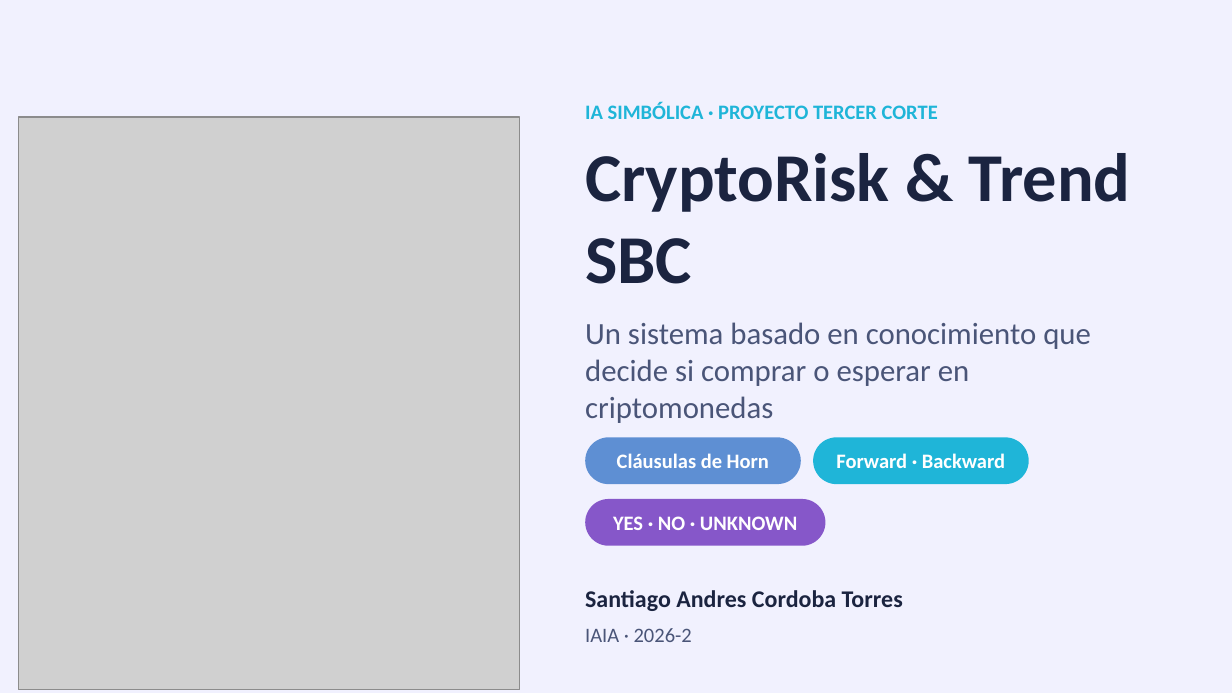
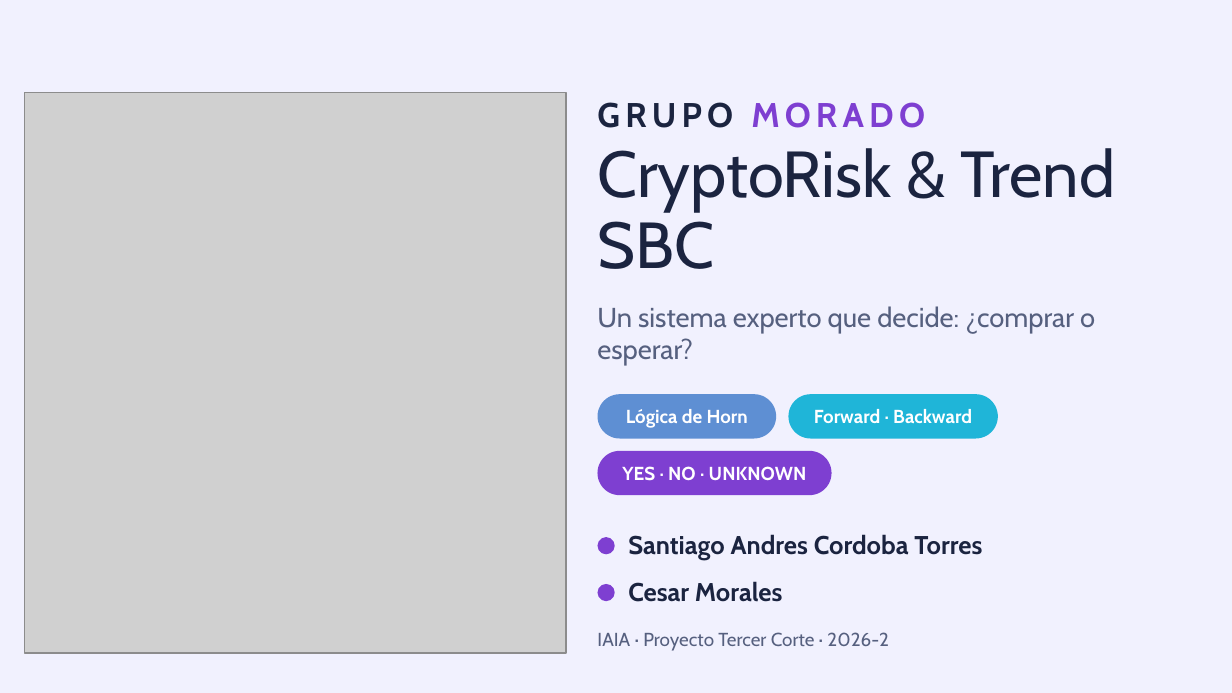
Before and after one commit to SantiagoCordobaT/Proyecto_TercerCorteIAIA, a slide deck: slide 1 of presentacion/CryptoRisk_SBC.pptx. Drawn at 1232x693 pixels with LibreOffice and Linux fonts; fonts in the diff are those of the drawing; grey boxes stand for pictures. Boxes give left, top, right and bottom in pixels: in the first picture for what was removed or moved away, otherwise in the second. Text is boxed around its words. In the diff, an @@ line names an element or a change of style, - is before the commit and + after.

```diff
--- a/presentacion/CryptoRisk_SBC.pptx
+++ b/presentacion/CryptoRisk_SBC.pptx
@@ picture: place and size @@
-picture at <box>18,117,520,690</box>
+picture at <box>25,92,565,653</box>
@@ text at <box>597,102,925,128</box>: text changed; size 12 to 20 pt; font Calibri to Cabin; text colour #1FB5D8 to #7E3FD1 @@
-IA SIMBÓLICA · PROYECTO TERCER CORTE
+GRUPO MORADO
@@ text "CryptoRisk & Trend SBC": place and size @@
-text "CryptoRisk & Trend SBC" at <box>585,153,1131,284</box>
+text "CryptoRisk & Trend SBC" at <box>597,148,1116,269</box>
@@ text "CryptoRisk & Trend SBC" at <box>597,148,1116,269</box>: size 40 to 38 pt, font Calibri to Cabin, bold off; line spacing 1 to 0.9 @@
@@ text at <box>597,306,1095,366</box>: text changed; size 18 to 16 pt; font Calibri to Cabin; text colour #4A5578 to #56607F @@
-Un sistema basado en conocimiento que decide si comprar o esperar en criptomonedas
+Un sistema experto que decide: ¿comprar o esperar?
@@ text "Un sistema experto que decide: ..." at <box>597,306,1095,366</box>: vertical alignment top to middle @@
@@ rounded rectangle: place and size @@
-rounded rectangle at <box>585,437,801,484</box>
+rounded rectangle at <box>598,394,776,439</box>
@@ text at <box>626,409,748,428</box>: text changed; size 12 to 11 pt; font Calibri to Cabin @@
-Cláusulas de Horn
+Lógica de Horn
@@ text "Forward · Backward" at <box>814,409,972,423</box>: size 12 to 11 pt, font Calibri to Cabin @@
@@ text "Forward · Backward": place and size @@
-text "Forward · Backward" at <box>836,453,1005,468</box>
+text "Forward · Backward" at <box>814,409,972,423</box>
@@ rounded rectangle: place and size @@
-rounded rectangle at <box>813,437,1029,484</box>
+rounded rectangle at <box>788,394,998,439</box>
@@ text "YES · NO · UNKNOWN": place and size @@
-text "YES · NO · UNKNOWN" at <box>613,516,797,530</box>
+text "YES · NO · UNKNOWN" at <box>622,466,807,481</box>
@@ text "YES · NO · UNKNOWN" at <box>622,466,807,481</box>: size 12 to 11 pt, font Calibri to Cabin @@
@@ rounded rectangle: place and size @@
-rounded rectangle at <box>585,499,825,546</box>
+rounded rectangle at <box>598,451,832,495</box>
@@ rounded rectangle at <box>598,451,832,495</box>: fill #8657C9 to #7E3FD1 @@
@@ ellipse added at <box>598,537,615,554</box>, fill #7E3FD1 @@
@@ text "Santiago Andres Cordoba Torres": place and size @@
-text "Santiago Andres Cordoba Torres" at <box>585,590,903,611</box>
+text "Santiago Andres Cordoba Torres" at <box>628,534,982,560</box>
@@ text "Santiago Andres Cordoba Torres" at <box>628,534,982,560</box>: size 14 to 15 pt, font Calibri to Cabin @@
@@ ellipse added at <box>598,584,615,601</box>, fill #7E3FD1 @@
@@ text added at <box>628,581,783,602</box>, 15 pt, text #1B2440, bold @@
+Cesar Morales
@@ text at <box>597,632,888,651</box>: text changed; size 12 to 11 pt; font Calibri to Cabin; text colour #4A5578 to #56607F @@
-IAIA · 2026-2
+IAIA · Proyecto Tercer Corte · 2026-2
```
Also in this commit, not shown: 1 other slide changed, 14 slides added, 10 slides removed, 23 other files.
